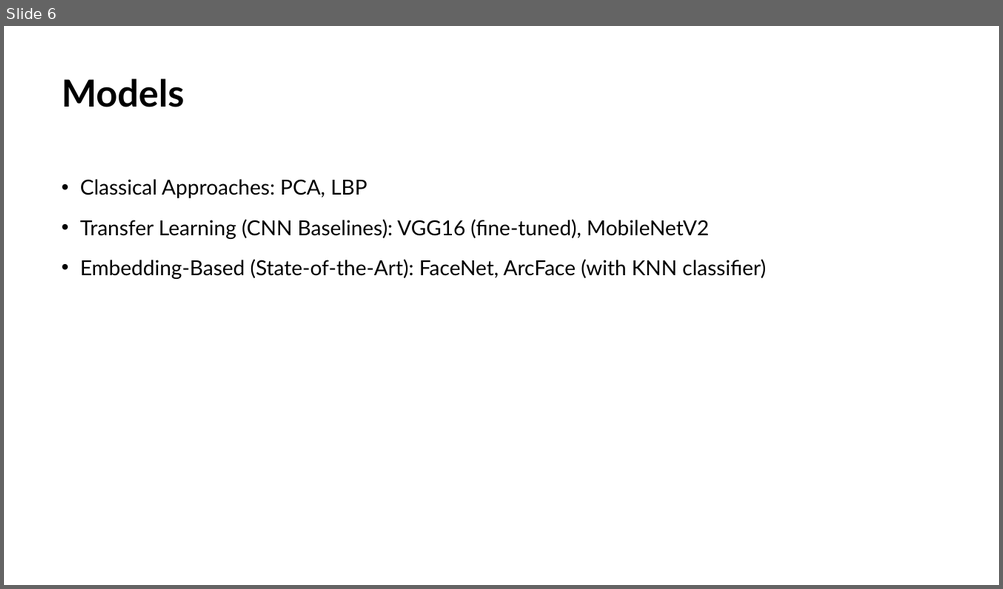
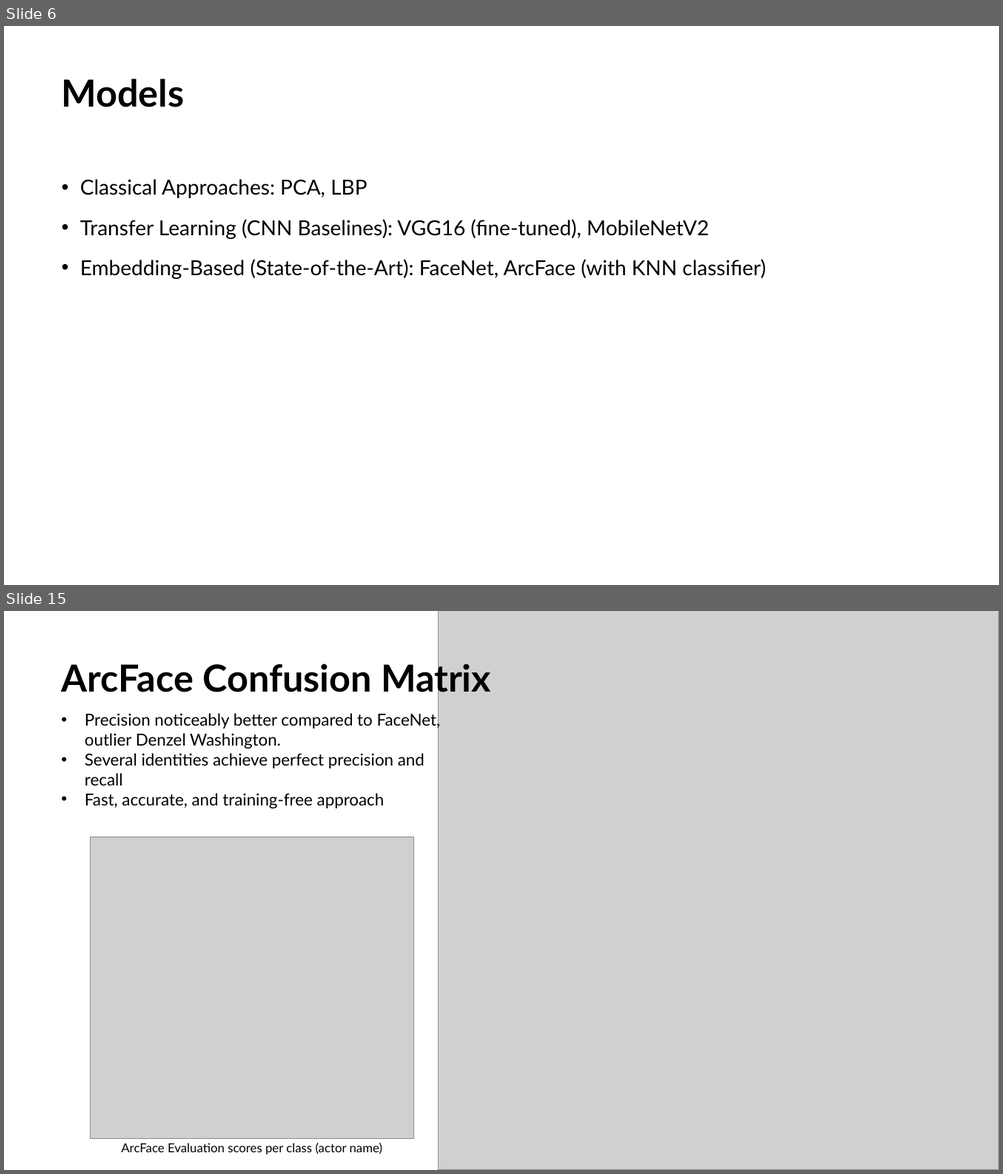
Before and after one commit to JackGraymer/Face-Recognition, a slide deck: Face Reconition Presentation_v2.pptx. Shown one above the other, each under a label of ours: slide 6 before the commit, slides 6 and 15 after it; the slides between them are not shown. The pictures are 1003x589 and 1003x1174 pixels, drawn with LibreOffice and Linux fonts; fonts in the diff are those of the drawing; grey boxes stand for pictures. Boxes give left, top, right and bottom in pixels: in the first picture for what was removed or moved away, otherwise in the second. Text is boxed around its words. In the diff, an @@ line names an element or a change of style, - is before the commit and + after.

```diff
--- a/Face Reconition Presentation_v2.pptx
+++ b/Face Reconition Presentation_v2.pptx
@@ slide 15 added at box(4, 611, 999, 1170), background #FFFFFF @@
@@ picture added at box(438, 611, 999, 1170) @@
@@ title added at box(62, 659, 491, 698), 36 pt, text #000000, bold @@
+ArcFace Confusion Matrix
@@ text added at box(85, 712, 441, 809), 16 pt, text #000000 @@
+• Precision noticeably better compared to FaceNet, outlier Denzel Washington.
+• Several identities achieve perfect precision and recall
+• Fast, accurate, and training-free approach
@@ picture added at box(91, 838, 414, 1139) @@
@@ text added at box(121, 1143, 382, 1155), 12 pt, text #000000 @@
+ArcFace Evaluation scores per class (actor name)
```
Also in this commit, not shown: 7 slides changed, 10 other slides added, 1 slide removed.
